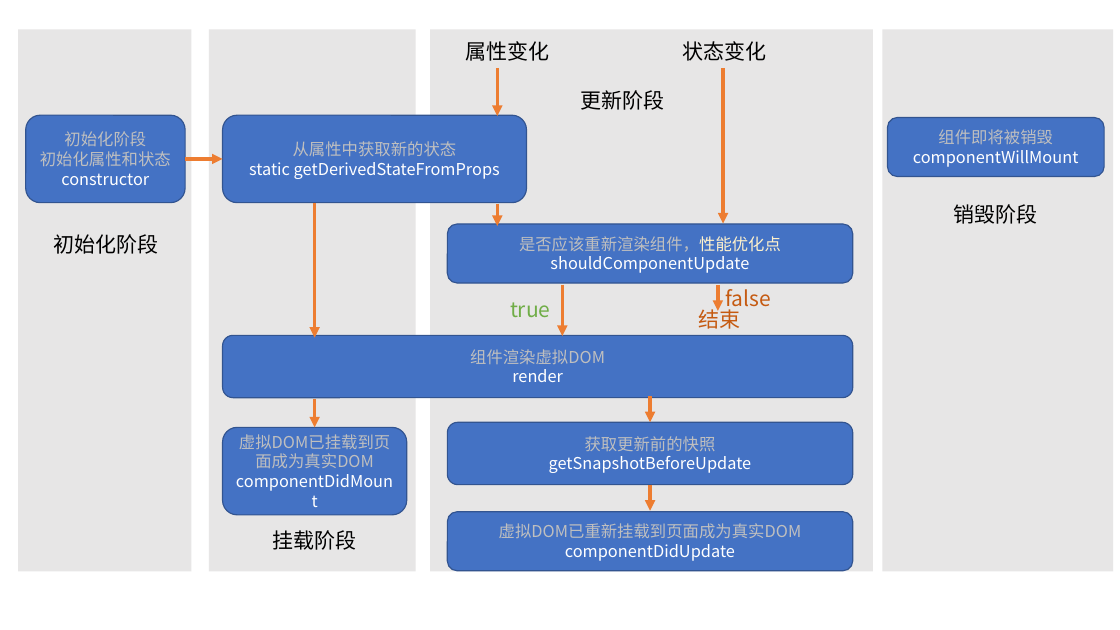
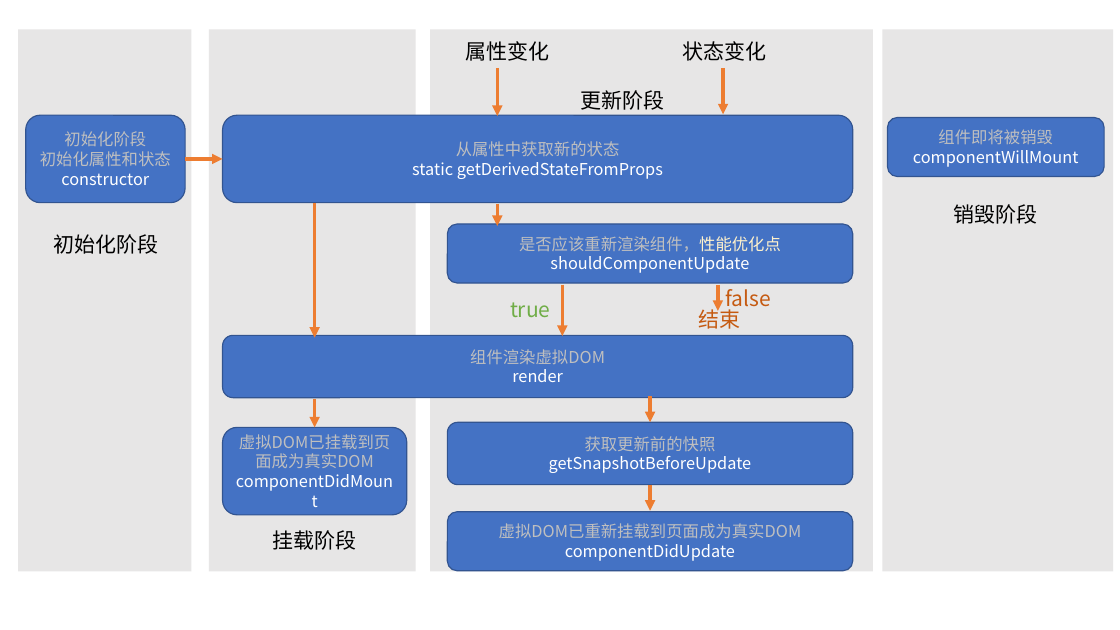
Before and after one commit to DuYi-Edu/DuYi-React, a slide deck: slide 1 of 新版生命周期 .pptx. Drawn at 1120x630 pixels with LibreOffice and Linux fonts; fonts in the diff are those of the drawing. Boxes give left, top, right and bottom in pixels: in the first picture for what was removed or moved away, otherwise in the second. Text is boxed around its words. In the diff, an @@ line names an element or a change of style, - is before the commit and + after.

```diff
--- a/新版生命周期 .pptx
+++ b/新版生命周期 .pptx
@@ arrow moved from (723, 68) - (723, 223) to (723, 68) - (723, 114) @@
@@ rounded rectangle "从属性中获取新的状态": place and size @@
-rounded rectangle "从属性中获取新的状态" at bbox=[223, 115, 527, 202]
+rounded rectangle "从属性中获取新的状态" at bbox=[223, 115, 853, 202]
```
Also in this commit, not shown: 5 other files.
